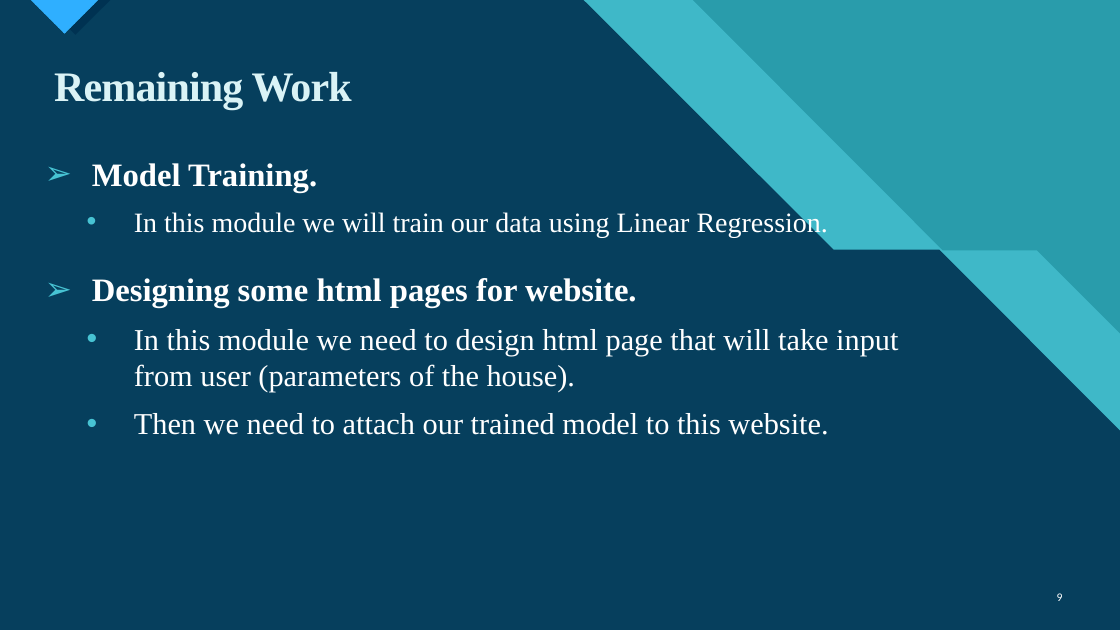
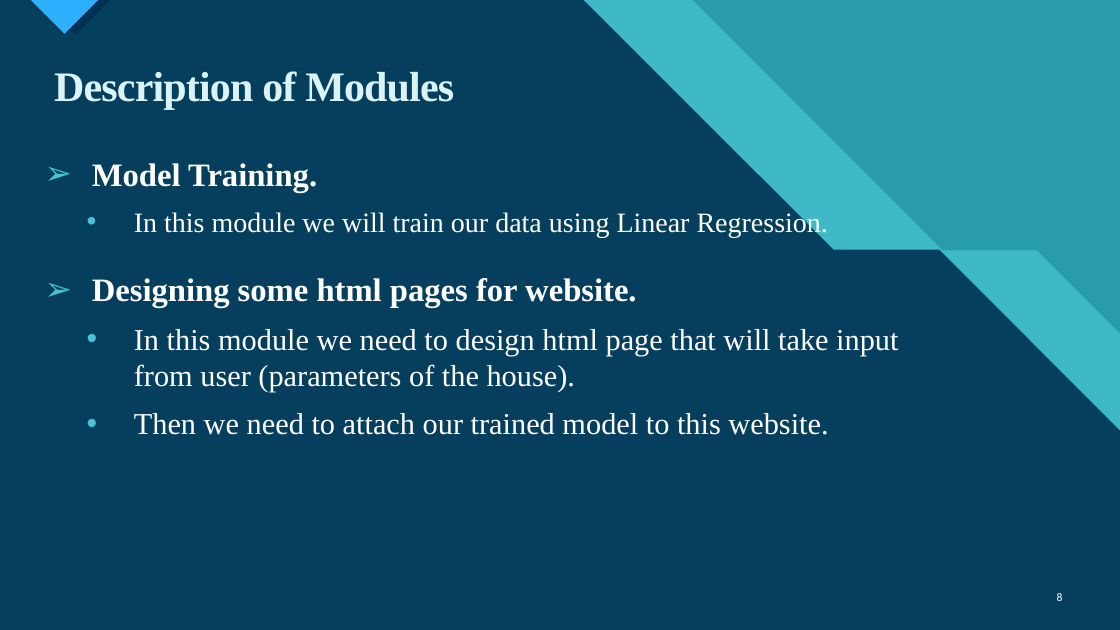
Before and after one commit to paramshah31/housePricePrediction, a slide deck: slide 8 of House Price Prediction.pptx (slide 9 before the commit). Drawn at 1120x630 pixels with LibreOffice and Linux fonts; fonts in the diff are those of the drawing. Boxes give left, top, right and bottom in pixels: in the first picture for what was removed or moved away, otherwise in the second. Text is boxed around its words. In the diff, an @@ line names an element or a change of style, - is before the commit and + after.

```diff
--- a/House Price Prediction.pptx
+++ b/House Price Prediction.pptx
@@ title at [54, 71, 454, 109]: text changed @@
-Remaining Work
+Description of Modules
@@ page number at [1057, 593, 1063, 601]: text changed @@
-9
+8
```
Also in this commit, not shown: 2 other slides changed, 3 slides removed, 10 other files.
